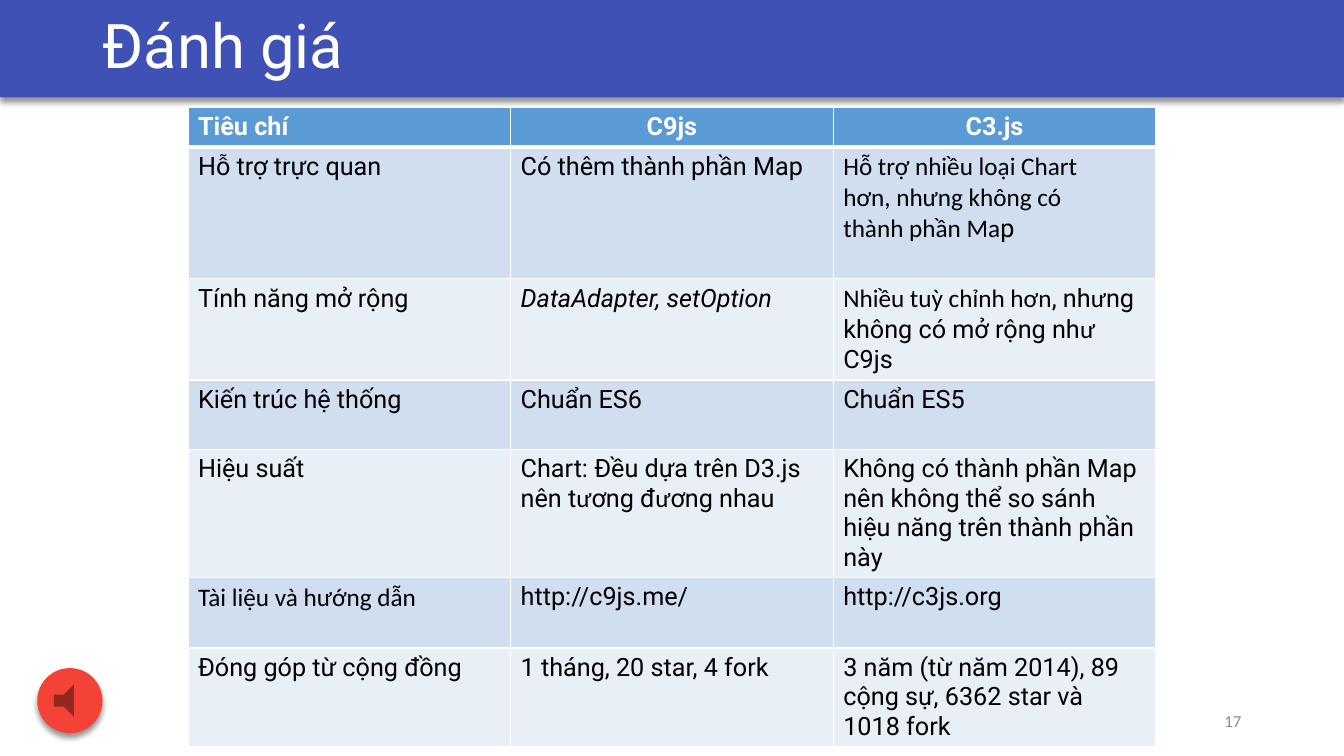
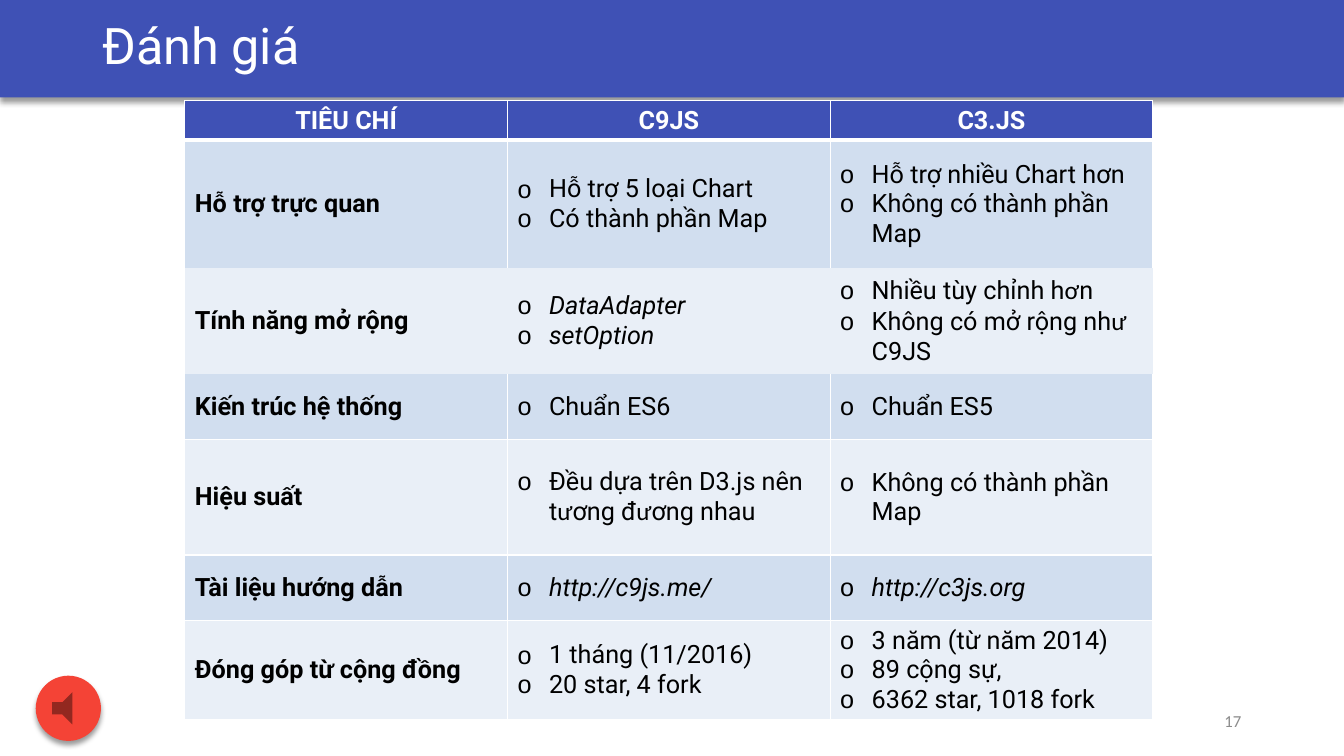
Before and after one commit to csethanhcong/c9js-demo, a slide deck: slide 17 of report/Presentation/Slide LVTN.pptx. Drawn at 1344x756 pixels with LibreOffice and Linux fonts; fonts in the diff are those of the drawing. Boxes give left, top, right and bottom in pixels: in the first picture for what was removed or moved away, otherwise in the second. Text is boxed around its words. In the diff, an @@ line names an element or a change of style, - is before the commit and + after.

Commit message:
Update

```diff
--- a/report/Presentation/Slide LVTN.pptx
+++ b/report/Presentation/Slide LVTN.pptx
@@ text "Đánh giá" at [102, 26, 300, 75]: size 44 to 36 pt @@
@@ table at [185, 101, 1152, 723] @@
-row 1: Tiêu chí | C9js | C3.js
+row 1: TIÊU CHÍ | C9JS | C3.JS
-row 2, column 2: Có thêm thành phần Map
+row 2, column 2: Hỗ trợ 5 loại Chart / Có thành phần Map
-row 2, column 3: Hỗ trợ nhiều loại Chart hơn, nhưng không có thành phần Map
+row 2, column 3: Hỗ trợ nhiều Chart hơn / Không có thành phần Map
-row 3, column 2: DataAdapter, setOption
+row 3, column 2: DataAdapter / setOption
-row 3, column 3: Nhiều tuỳ chỉnh hơn, nhưng không có mở rộng như C9js
+row 3, column 3: Nhiều tùy chỉnh hơn / Không có mở rộng như C9JS
-row 5, column 2: Chart: Đều dựa trên D3.js nên tương đương nhau
+row 5, column 2: Đều dựa trên D3.js nên tương đương nhau
-row 5, column 3: Không có thành phần Map nên không thể so sánh hiệu năng trên thành phần này
+row 5, column 3: Không có thành phần Map
-row 6, column 1: Tài liệu và hướng dẫn
+row 6, column 1: Tài liệu hướng dẫn
-row 7, column 2: 1 tháng, 20 star, 4 fork
+row 7, column 2: 1 tháng (11/2016) / 20 star, 4 fork
-row 7, column 3: 3 năm (từ năm 2014), 89 cộng sự, 6362 star và 1018 fork
+row 7, column 3: 3 năm (từ năm 2014) / 89 cộng sự, / 6362 star, 1018 fork
@@ fill #5B9BD5 to #3F51B5 in row 1 @@
@@ bold on in "Hỗ trợ trực quan", "Tính năng mở rộng", "Kiến trúc hệ thống", "Hiệu suất" and 1 more places @@
@@ italic on in "http://c9js.me/", "http://c3js.org" @@
@@ bullet none to o @@
@@ borders changed @@
@@ table: place and size @@
-table at [189, 107, 1156, 752]
+table at [185, 101, 1152, 723]
@@ ellipse: place and size @@
-ellipse at [37, 668, 103, 734]
+ellipse at [35, 676, 101, 741]
@@ action button sound: place and size @@
-action button sound at [48, 678, 92, 723]
+action button sound at [46, 686, 90, 731]
```
Also in this commit, not shown: 15 other slides changed.
